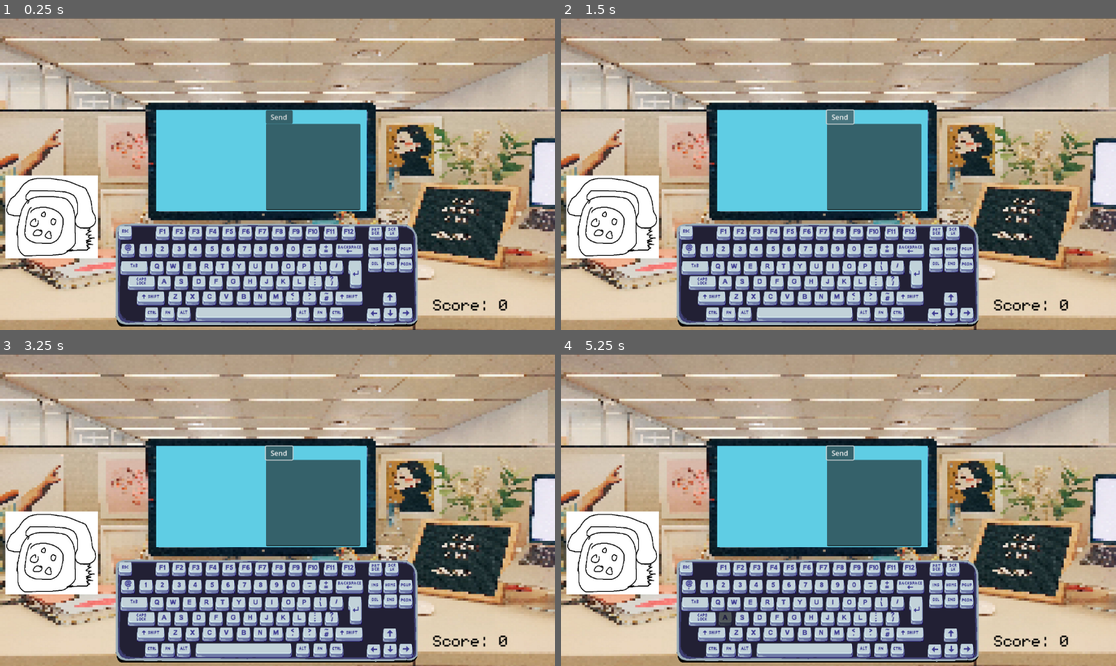
Above: before the commit, frames 1-4 (two rows, left to right).
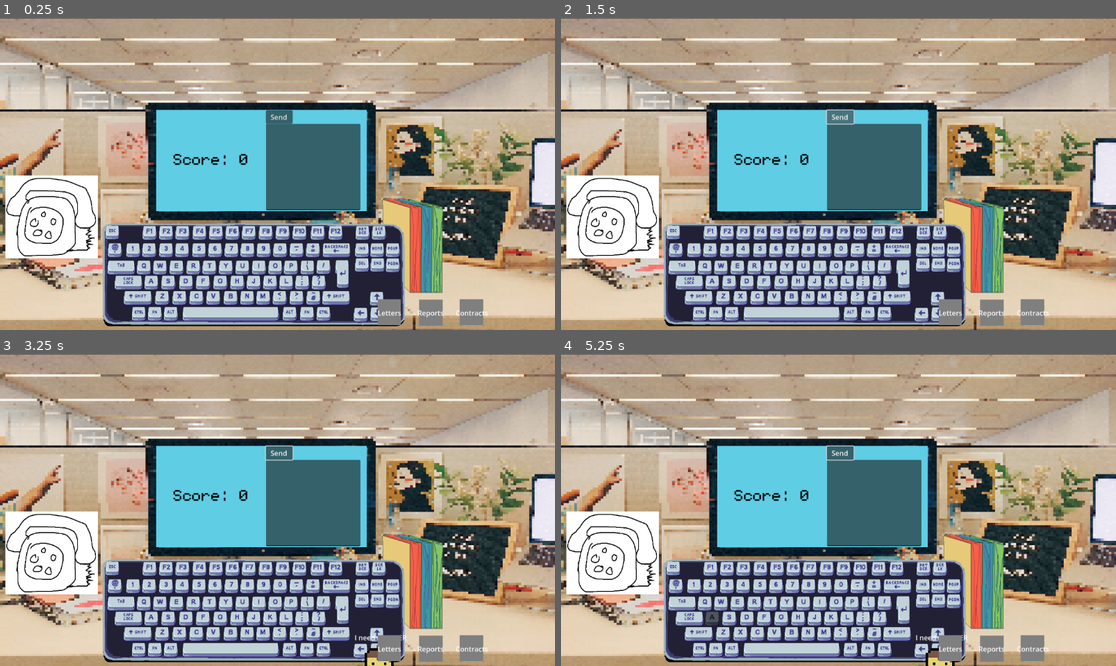
Above: after the commit, the same moments.

Repository: Omar-B-Maldonado/Cubicle-Chaos
Game: Godot game, scene res://Scenes/game.tscn
The game is run twice, just before and just after one commit, with the same random seed, the same clock (stepped at 60 frames per second) and the same inputs.
Inputs (mouse positions are in pixels of both pictures, inside the frame that each line leads up to):
- Up to frame 1 (0.25 s): no input
- Up to frame 2 (1.5 s): click (871, 167) at 0.52 s; type "12" at 0.6 s; click "Send" at 1.25 s
- Up to frame 3 (3.25 s): tap Enter at 2 s; drag from (55, 550) to (260, 497) at 2.02 s; tap Space at 2.75 s; drag from (166, 525) to (55, 550) at 2.77 s
- Up to frame 4 (5.25 s): tap Enter at 3.5, 5 s; move the mouse to (894, 441) at 3.52 s; hold D 3.53-4.25 s; tap E at 3.6 s; tap Space at 4.25 s; drag from (810, 572) to (821, 497) at 4.27 s; move the mouse to (1005, 556) at 5.02 s; hold A from 5.03 s (still down); tap G at 5.1 s

The runs differ from the first frame. In frame 1, 15% of the frame differs, in the area x 18-92%, y 43-99%; in frame 2, 15%; in frame 3, 15%; in frame 4, 15%, in the area x 18-92%, y 43-100%.

Commit message:
added a folder to hold documents for coworkers

Diff:
--- a/project/Scenes/coworkers.tscn
+++ b/project/Scenes/coworkers.tscn
@@ -1,5 +1,6 @@
-[gd_scene load_steps=5 format=3 uid="uid://ovo8qhgrljpw"]
+[gd_scene load_steps=6 format=3 uid="uid://ovo8qhgrljpw"]
 
+[ext_resource type="Texture2D" uid="uid://dh13xn0m6tc35" path="res://Images/paper folder.png" id="1_0m24w"]
 [ext_resource type="Script" path="res://Scripts/spawnWorkers.gd" id="1_oh2hj"]
 [ext_resource type="Script" path="res://Scripts/document.gd" id="1_qsyqm"]
 [ext_resource type="Texture2D" uid="uid://cqai77janou7g" path="res://Images/document-sprite.png" id="2_dc8wx"]
@@ -11,6 +12,9 @@
 
 [node name="Documents" type="Node2D" parent="."]
 
+[node name="PaperFolder" type="Sprite2D" parent="Documents"]
+texture = ExtResource("1_0m24w")
+
 [node name="LetterBin" type="Area2D" parent="Documents" node_paths=PackedStringArray("documentNode")]
 z_index = 4
 script = ExtResource("1_qsyqm")
@@ -18,18 +22,18 @@
 typeofDocument = 2
 
 [node name="ColorRect" type="ColorRect" parent="Documents/LetterBin"]
-offset_left = 467.0
-offset_top = 335.0
-offset_right = 521.0
-offset_bottom = 395.0
+offset_left = -81.0
+offset_top = 126.0
+offset_right = -27.0
+offset_bottom = 186.0
 mouse_filter = 2
 color = Color(0.497474, 0.497474, 0.497474, 1)
 
 [node name="Label" type="Label" parent="Documents/LetterBin"]
-offset_left = 459.0
-offset_top = 355.0
-offset_right = 530.0
-offset_bottom = 378.0
+offset_left = -89.0
+offset_top = 146.0
+offset_right = -18.0
+offset_bottom = 169.0
 text = "Letters"
 horizontal_alignment = 1
 
@@ -49,18 +53,18 @@
 typeofDocument = 1
 
 [node name="ColorRect" type="ColorRect" parent="Documents/ReportBin"]
-offset_left = 563.0
-offset_top = 336.0
-offset_right = 617.0
-offset_bottom = 396.0
+offset_left = 15.0
+offset_top = 127.0
+offset_right = 69.0
+offset_bottom = 187.0
 mouse_filter = 2
 color = Color(0.497474, 0.497474, 0.497474, 1)
 
 [node name="Label2" type="Label" parent="Documents/ReportBin"]
-offset_left = 554.0
-offset_top = 355.0
-offset_right = 625.0
-offset_bottom = 378.0
+offset_left = 6.0
+offset_top = 146.0
+offset_right = 77.0
+offset_bottom = 169.0
 text = "Reports"
 horizontal_alignment = 1
 
@@ -78,18 +82,18 @@
 documentNode = NodePath("ContractBinShape")
 
 [node name="ColorRect" type="ColorRect" parent="Documents/ContractBin"]
-offset_left = 656.0
-offset_top = 335.0
-offset_right = 710.0
-offset_bottom = 395.0
+offset_left = 108.0
+offset_top = 126.0
+offset_right = 162.0
+offset_bottom = 186.0
 mouse_filter = 2
 color = Color(0.497474, 0.497474, 0.497474, 1)
 
 [node name="Label3" type="Label" parent="Documents/ContractBin"]
-offset_left = 647.0
-offset_top = 355.0
-offset_right = 718.0
-offset_bottom = 378.0
+offset_left = 99.0
+offset_top = 146.0
+offset_right = 174.0
+offset_bottom = 169.0
 text = "Contracts"
 horizontal_alignment = 1
 
--- a/project/Scenes/game.tscn
+++ b/project/Scenes/game.tscn
@@ -6,6 +6,7 @@
 [ext_resource type="FontFile" uid="uid://0wnspmv7qpwf" path="res://Fonts/monogram-extended.ttf" id="2_infar"]
 [ext_resource type="PackedScene" uid="uid://dxphk0gh4y332" path="res://Scenes/Keyboard.tscn" id="4_ibdtb"]
 [ext_resource type="PackedScene" uid="uid://bipstddw3iioq" path="res://Scenes/computer.tscn" id="5_2qwyh"]
+[ext_resource type="PackedScene" uid="uid://ovo8qhgrljpw" path="res://Scenes/coworkers.tscn" id="7_scpmf"]
 
 [node name="Game" type="Node2D"]
 
@@ -40,10 +41,10 @@
 
 [node name="Score" type="Label" parent="GameManager"]
 z_index = 505
-offset_left = 359.0
-offset_top = 269.0
-offset_right = 535.0
-offset_bottom = 316.0
+offset_left = -240.0
+offset_top = -67.0
+offset_right = -64.0
+offset_bottom = -20.0
 theme_override_colors/font_color = Color(0, 0, 0, 1)
 theme_override_fonts/font = ExtResource("2_infar")
 theme_override_font_sizes/font_size = 58
@@ -57,7 +58,11 @@
 zoom = Vector2(0.9, 0.9)
 
 [node name="Keyboard" parent="." instance=ExtResource("4_ibdtb")]
-position = Vector2(-515, 51)
+position = Vector2(-545, 50)
+
+[node name="Coworkers" parent="." instance=ExtResource("7_scpmf")]
+z_index = -1
+position = Vector2(312, 156)
 
 [connection signal="tree_exited" from="GameManager/Score" to="GameManager" method="_on_score_tree_exited"]
 [connection signal="timeout" from="GameManager/PopupTimer" to="GameManager" method="_on_popup_timer_timeout"]
Binary file added: project/Images/paper folder.png
Not shown, added: project/Images/paper folder.png.import
Not shown: 1 places in project/Scenes/game.tscn that only renumber resources
